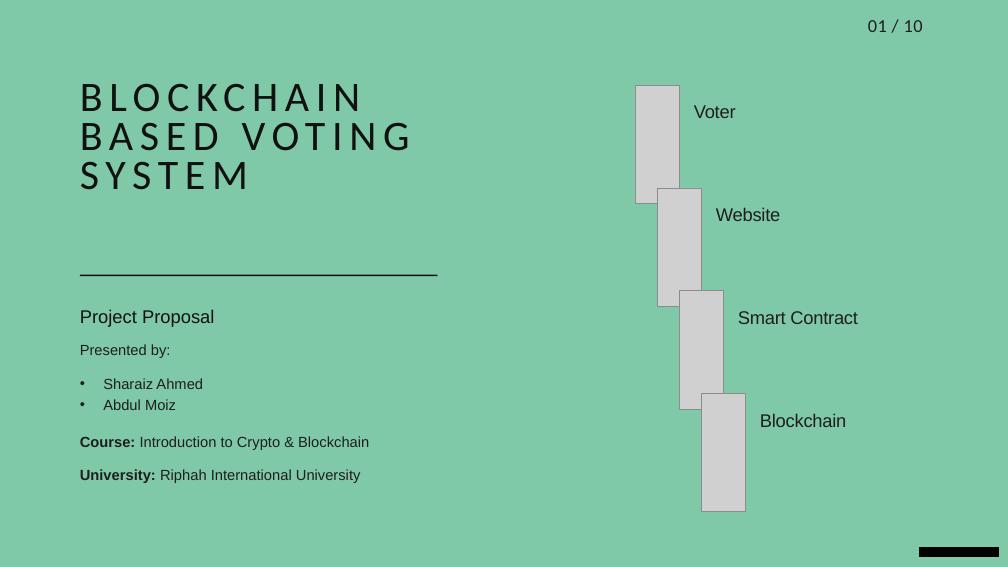
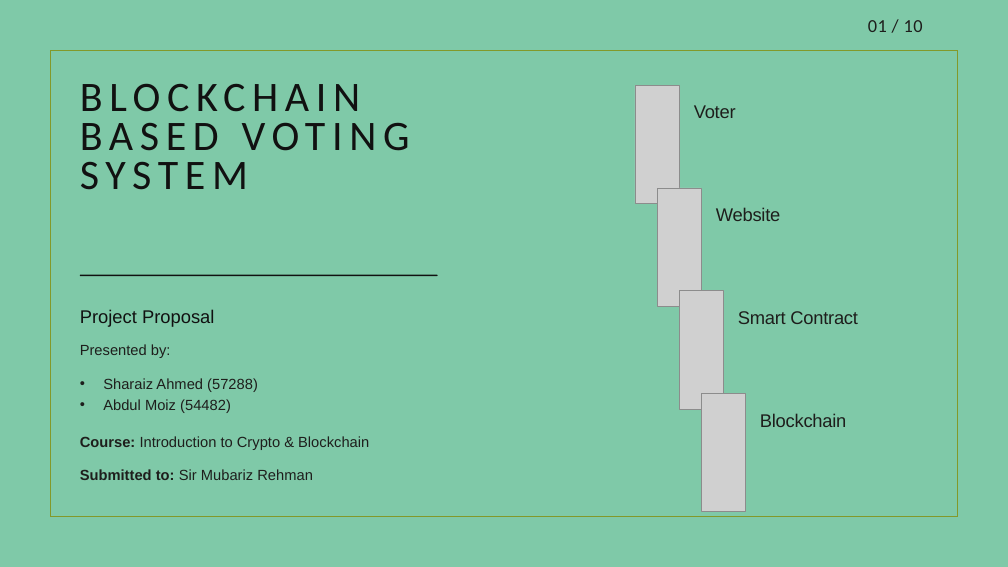
Before and after one commit to Sharaiz333/Blockchain-project_E-Voting-System, a slide deck: slide 1 of Documentation/Blockchain-Based-Voting-System.pptx. Drawn at 1008x567 pixels with LibreOffice and Linux fonts; fonts in the diff are those of the drawing; grey boxes stand for pictures; background and template pictures are left out. Boxes give left, top, right and bottom in pixels: in the first picture for what was removed or moved away, otherwise in the second. Text is boxed around its words. In the diff, an @@ line names an element or a change of style, - is before the commit and + after.

```diff
--- a/Documentation/Blockchain-Based-Voting-System.pptx
+++ b/Documentation/Blockchain-Based-Voting-System.pptx
@@ rectangle added at [50,51,957,517], outline #83992A 1.25 pt @@
@@ text at [103,378,258,413]: text changed @@
-• Sharaiz Ahmed
-• Abdul Moiz
+• Sharaiz Ahmed (57288)
+• Abdul Moiz (54482)
@@ text at [80,469,313,480]: text changed @@
-University: Riphah International University
+Submitted to: Sir Mubariz Rehman
@@ rectangle removed at [920,547,999,557] @@
```
Also in this commit, not shown: 9 other slides changed, 1 slide added.
